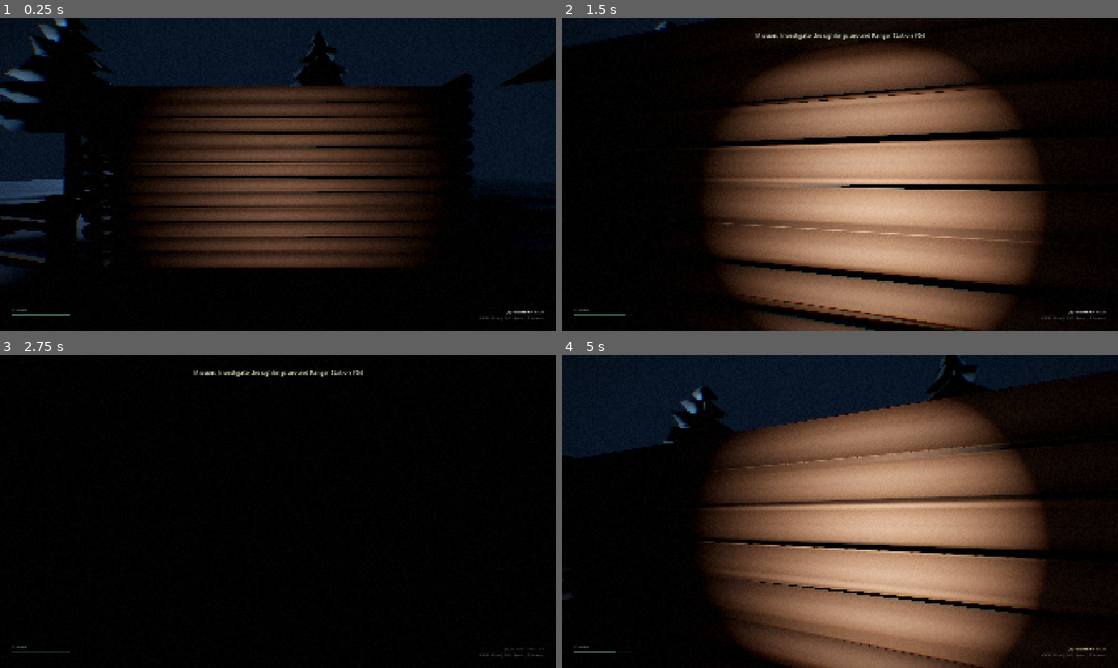
Above: before the commit, frames 1-4 (two rows, left to right).
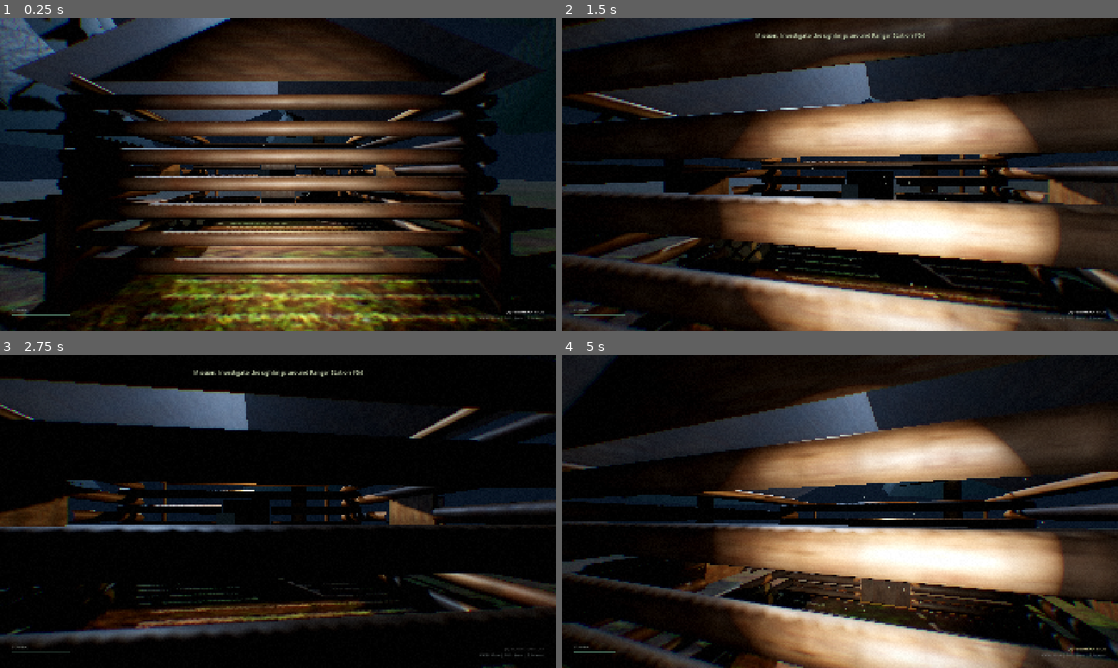
Above: after the commit, the same moments.

Repository: jakej985-rgb/the-black-pines
Game: Godot game, scene res://scenes/main/main.tscn
Two runs of this game, one before a commit and one after it. Both use one fixed random seed, a clock stepped at 60 frames per second and the inputs below.
Inputs (mouse positions are in pixels of both pictures, inside the frame that each line leads up to):
- Up to frame 1 (0.25 s): no input
- Up to frame 2 (1.5 s): move the mouse to (867, 174) at 0.52 s; hold E (interact) 0.53-1.28 s; hold W (move_forward) from 0.53 s (still down); tap Space (jump) at 0.77 s; move the mouse to (812, 174) at 1.27 s; tap Shift (sprint) at 1.35 s
- Up to frame 3 (2.75 s): keep holding W (move_forward); tap Space (jump) at 1.52 s; move the mouse to (289, 505) at 2.02 s; hold F (toggle_flashlight) from 2.03 s (still down)
- Up to frame 4 (5 s): keep holding W (move_forward); move the mouse to (834, 517) at 2.77 s; release F (toggle_flashlight) at 2.78 s; tap E (interact) at 2.85 s; tap Space (jump) at 3.02, 3.77, 4.52 s; move the mouse to (878, 514) at 3.52 s; hold Shift (sprint) 3.53-4.28 s; move the mouse to (795, 508) at 4.27 s; tap F (toggle_flashlight) at 4.35 s

The runs differ from the first frame. In frame 1, 58% of the frame differs, in the area x 0-100%, y 0-100%; in frame 2, 58%; in frame 3, 23%; in frame 4, 68%.

Commit message:
feat: Overhaul visual realism with scanned PBR textures, 3D rock photogrammetry, anatomical elk skeleton, organic gore decal, and textured cabin/tent

Diff:
--- /dev/null
+++ b/assets/materials/mat_cabin_roof.tres
@@ -0,0 +1,18 @@
+[gd_resource type="StandardMaterial3D" load_steps=5 format=3 uid="uid://cabin_roof_01"]
+
+[ext_resource type="Texture2D" path="res://assets/textures/roof_planks/roof_planks_diffuse_1k.jpg" id="1_diff"]
+[ext_resource type="Texture2D" path="res://assets/textures/roof_planks/roof_planks_nor_gl_1k.jpg" id="2_norm"]
+[ext_resource type="Texture2D" path="res://assets/textures/roof_planks/roof_planks_rough_1k.jpg" id="3_rough"]
+[ext_resource type="Texture2D" path="res://assets/textures/roof_planks/roof_planks_ao_1k.jpg" id="4_ao"]
+
+[resource]
+albedo_color = Color(0.7, 0.65, 0.6, 1)
+albedo_texture = ExtResource("1_diff")
+roughness = 0.85
+roughness_texture = ExtResource("3_rough")
+normal_enabled = true
+normal_scale = 1.8
+normal_texture = ExtResource("2_norm")
+ao_enabled = true
+ao_texture = ExtResource("4_ao")
+uv1_scale = Vector3(3, 3, 3)
--- a/assets/materials/mat_cabin_wood.tres
+++ b/assets/materials/mat_cabin_wood.tres
@@ -1,20 +1,18 @@
 [gd_resource type="StandardMaterial3D" format=3 uid="uid://ddf4n7stmuk1j"]
 
-[sub_resource type="FastNoiseLite" id="FastNoiseLite_wood"]
-noise_type = 0
-frequency = 0.035
-fractal_octaves = 4
-fractal_lacunarity = 2.5
-
-[sub_resource type="NoiseTexture2D" id="NoiseTexture2D_wood_norm"]
-noise = SubResource("FastNoiseLite_wood")
-as_normal_map = true
-bump_strength = 2.6
+[ext_resource type="Texture2D" uid="uid://boy0rba1v12f6" path="res://assets/textures/weathered_brown_planks/weathered_brown_planks_diffuse_1k.jpg" id="1_diff"]
+[ext_resource type="Texture2D" uid="uid://dl6g83yotuprv" path="res://assets/textures/weathered_brown_planks/weathered_brown_planks_nor_gl_1k.jpg" id="2_norm"]
+[ext_resource type="Texture2D" uid="uid://cil3xm6lk85yn" path="res://assets/textures/weathered_brown_planks/weathered_brown_planks_rough_1k.jpg" id="3_rough"]
+[ext_resource type="Texture2D" uid="uid://djlxvte4tplv8" path="res://assets/textures/weathered_brown_planks/weathered_brown_planks_ao_1k.jpg" id="4_ao"]
 
 [resource]
-albedo_color = Color(0.25, 0.17, 0.12, 1)
-roughness = 0.85
+albedo_color = Color(0.85, 0.8, 0.75, 1)
+albedo_texture = ExtResource("1_diff")
+roughness = 0.9
+roughness_texture = ExtResource("3_rough")
 normal_enabled = true
-normal_scale = 1.9
-normal_texture = SubResource("NoiseTexture2D_wood_norm")
-uv1_scale = Vector3(4, 2, 4)
+normal_scale = 1.6
+normal_texture = ExtResource("2_norm")
+ao_enabled = true
+ao_texture = ExtResource("4_ao")
+uv1_scale = Vector3(2, 2, 2)
--- a/assets/materials/mat_forest_ground.tres
+++ b/assets/materials/mat_forest_ground.tres
@@ -1,32 +1,18 @@
-[gd_resource type="StandardMaterial3D" load_steps=5 format=3 uid="uid://mat_forest_ground_01"]
+[gd_resource type="StandardMaterial3D" format=3 uid="uid://by17sae6ew2ly"]
 
-[sub_resource type="FastNoiseLite" id="FastNoiseLite_soil"]
-noise_type = 0
-frequency = 0.025
-fractal_octaves = 3
-
-[sub_resource type="NoiseTexture2D" id="NoiseTexture2D_soil_norm"]
-width = 512
-height = 512
-as_normal_map = true
-bump_strength = 0.85
-noise = SubResource("FastNoiseLite_soil")
-
-[sub_resource type="FastNoiseLite" id="FastNoiseLite_puddles"]
-noise_type = 1
-frequency = 0.015
-fractal_octaves = 2
-
-[sub_resource type="NoiseTexture2D" id="NoiseTexture2D_puddle_rough"]
-width = 512
-height = 512
-noise = SubResource("FastNoiseLite_puddles")
+[ext_resource type="Texture2D" uid="uid://cfumhowuua32" path="res://assets/textures/brown_mud_leaves_01/brown_mud_leaves_01_diffuse_1k.jpg" id="1_diff"]
+[ext_resource type="Texture2D" uid="uid://b7tdw6x64i4c4" path="res://assets/textures/brown_mud_leaves_01/brown_mud_leaves_01_nor_gl_1k.jpg" id="2_norm"]
+[ext_resource type="Texture2D" uid="uid://b802oevyjg655" path="res://assets/textures/brown_mud_leaves_01/brown_mud_leaves_01_rough_1k.jpg" id="3_rough"]
+[ext_resource type="Texture2D" uid="uid://bf8y5e8hgo5xe" path="res://assets/textures/brown_mud_leaves_01/brown_mud_leaves_01_ao_1k.jpg" id="4_ao"]
 
 [resource]
-albedo_color = Color(0.12, 0.1, 0.08, 1)
-roughness = 0.88
-roughness_texture = SubResource("NoiseTexture2D_puddle_rough")
+albedo_color = Color(0.85, 0.82, 0.8, 1)
+albedo_texture = ExtResource("1_diff")
+roughness = 0.9
+roughness_texture = ExtResource("3_rough")
 normal_enabled = true
-normal_scale = 0.9
-normal_texture = SubResource("NoiseTexture2D_soil_norm")
-uv1_scale = Vector3(10, 10, 10)
+normal_scale = 1.2
+normal_texture = ExtResource("2_norm")
+ao_enabled = true
+ao_texture = ExtResource("4_ao")
+uv1_scale = Vector3(25, 25, 25)
--- /dev/null
+++ b/assets/materials/mat_gore_blood.tres
@@ -0,0 +1,20 @@
+[gd_resource type="StandardMaterial3D" load_steps=3 format=3 uid="uid://gore_blood_01"]
+
+[sub_resource type="FastNoiseLite" id="FastNoiseLite_blood"]
+noise_type = 2
+frequency = 0.08
+cellular_distance_function = 1
+
+[sub_resource type="NoiseTexture2D" id="NoiseTexture2D_blood_norm"]
+noise = SubResource("FastNoiseLite_blood")
+as_normal_map = true
+bump_strength = 2.0
+
+[resource]
+albedo_color = Color(0.12, 0.012, 0.012, 1)
+roughness = 0.15
+metallic = 0.1
+normal_enabled = true
+normal_scale = 1.2
+normal_texture = SubResource("NoiseTexture2D_blood_norm")
+uv1_scale = Vector3(3, 3, 3)
--- a/assets/materials/mat_pine_bark.tres
+++ b/assets/materials/mat_pine_bark.tres
@@ -1,21 +1,18 @@
 [gd_resource type="StandardMaterial3D" format=3 uid="uid://cdlfjrr1tkw00"]
 
-[sub_resource type="FastNoiseLite" id="FastNoiseLite_bark"]
-noise_type = 0
-frequency = 0.04
-fractal_octaves = 4
-fractal_lacunarity = 2.2
-fractal_gain = 0.6
-
-[sub_resource type="NoiseTexture2D" id="NoiseTexture2D_bark_norm"]
-noise = SubResource("FastNoiseLite_bark")
-as_normal_map = true
-bump_strength = 3.5
+[ext_resource type="Texture2D" uid="uid://xr8yhjyixofb" path="res://assets/textures/knotted_pine_bark/knotted_pine_bark_diffuse_1k.jpg" id="1_diff"]
+[ext_resource type="Texture2D" uid="uid://drmahasphqxsb" path="res://assets/textures/knotted_pine_bark/knotted_pine_bark_nor_gl_1k.jpg" id="2_norm"]
+[ext_resource type="Texture2D" uid="uid://yjaq7lvkgoyv" path="res://assets/textures/knotted_pine_bark/knotted_pine_bark_rough_1k.jpg" id="3_rough"]
+[ext_resource type="Texture2D" uid="uid://bo76f5j3f1tyu" path="res://assets/textures/knotted_pine_bark/knotted_pine_bark_ao_1k.jpg" id="4_ao"]
 
 [resource]
-albedo_color = Color(0.18, 0.12, 0.08, 1)
-roughness = 0.9
+albedo_color = Color(0.9, 0.88, 0.85, 1)
+albedo_texture = ExtResource("1_diff")
+roughness = 0.95
+roughness_texture = ExtResource("3_rough")
 normal_enabled = true
-normal_scale = 2.4
-normal_texture = SubResource("NoiseTexture2D_bark_norm")
-uv1_scale = Vector3(1, 4, 1)
+normal_scale = 1.8
+normal_texture = ExtResource("2_norm")
+ao_enabled = true
+ao_texture = ExtResource("4_ao")
+uv1_scale = Vector3(1, 3, 1)
--- /dev/null
+++ b/assets/materials/mat_tent_canvas.tres
@@ -0,0 +1,18 @@
+[gd_resource type="StandardMaterial3D" load_steps=5 format=3 uid="uid://tent_canvas_01"]
+
+[ext_resource type="Texture2D" path="res://assets/textures/fabric_pattern_07/fabric_pattern_07_diffuse_1k.jpg" id="1_diff"]
+[ext_resource type="Texture2D" path="res://assets/textures/fabric_pattern_07/fabric_pattern_07_nor_gl_1k.jpg" id="2_norm"]
+[ext_resource type="Texture2D" path="res://assets/textures/fabric_pattern_07/fabric_pattern_07_rough_1k.jpg" id="3_rough"]
+[ext_resource type="Texture2D" path="res://assets/textures/fabric_pattern_07/fabric_pattern_07_ao_1k.jpg" id="4_ao"]
+
+[resource]
+albedo_color = Color(0.45, 0.52, 0.38, 1)
+albedo_texture = ExtResource("1_diff")
+roughness = 0.8
+roughness_texture = ExtResource("3_rough")
+normal_enabled = true
+normal_scale = 1.4
+normal_texture = ExtResource("2_norm")
+ao_enabled = true
+ao_texture = ExtResource("4_ao")
+uv1_scale = Vector3(4, 4, 4)
--- a/scenes/interactables/abandoned_camp.tscn
+++ b/scenes/interactables/abandoned_camp.tscn
@@ -4,6 +4,7 @@
 [ext_resource type="ArrayMesh" path="res://assets/models/tent.obj" id="2_tent_mesh"]
 [ext_resource type="PackedScene" path="res://scenes/interactables/flare.tscn" id="3_flare"]
 [ext_resource type="Material" path="res://assets/materials/mat_craggy_rock.tres" id="4_rock_mat"]
+[ext_resource type="Material" path="res://assets/materials/mat_tent_canvas.tres" id="5_tent_mat"]
 
 [sub_resource type="BoxShape3D" id="BoxShape3D_camp_col"]
 size = Vector3(4.5, 2.2, 4.5)
@@ -48,7 +49,7 @@
 [node name="TentMesh" type="MeshInstance3D" parent="."]
 transform = Transform3D(0.965926, 0, 0.258819, 0, 1, 0, -0.258819, 0, 0.965926, -0.4, 0, 0)
 mesh = ExtResource("2_tent_mesh")
-surface_material_override/0 = SubResource("StandardMaterial3D_tent_canvas")
+surface_material_override/0 = ExtResource("5_tent_mat")
 
 [node name="FirepitRing" type="Node3D" parent="."]
 transform = Transform3D(1, 0, 0, 0, 1, 0, 0, 0, 1, 2.2, 0, 0.5)
--- a/scenes/interactables/clue_carcass.tscn
+++ b/scenes/interactables/clue_carcass.tscn
@@ -3,19 +3,11 @@
 [ext_resource type="Script" path="res://scripts/interaction/inspectable_clue.gd" id="1_clue"]
 [ext_resource type="ArrayMesh" path="res://assets/models/elk_carcass.obj" id="2_carcass_mesh"]
 [ext_resource type="Material" path="res://assets/materials/mat_weathered_bone.tres" id="3_bone_mat"]
+[ext_resource type="ArrayMesh" path="res://assets/models/carcass_gore_pool.obj" id="4_gore_mesh"]
+[ext_resource type="Material" path="res://assets/materials/mat_gore_blood.tres" id="5_blood_mat"]
 
 [sub_resource type="BoxShape3D" id="BoxShape3D_carcass_col"]
 size = Vector3(3.2, 1.2, 2.2)
-
-[sub_resource type="StandardMaterial3D" id="StandardMaterial3D_dark_gore"]
-albedo_color = Color(0.12, 0.02, 0.02, 1)
-roughness = 0.25
-
-[sub_resource type="CylinderMesh" id="CylinderMesh_blood_patch"]
-material = SubResource("StandardMaterial3D_dark_gore")
-top_radius = 0.7
-bottom_radius = 1.1
-height = 0.015
 
 [node name="ClueCarcass" type="StaticBody3D"]
 collision_layer = 1
@@ -30,10 +22,11 @@
 shape = SubResource("BoxShape3D_carcass_col")
 
 [node name="BloodPool" type="MeshInstance3D" parent="."]
-transform = Transform3D(1.4, 0, 0, 0, 1, 0, 0, 0, 1.8, 0, 0.01, 0)
-mesh = SubResource("CylinderMesh_blood_patch")
+transform = Transform3D(1, 0, 0, 0, 1, 0, 0, 0, 1, 0, 0.005, 0)
+mesh = ExtResource("4_gore_mesh")
+surface_material_override/0 = ExtResource("5_blood_mat")
 
 [node name="CarcassMesh" type="MeshInstance3D" parent="."]
-transform = Transform3D(1, 0, 0, 0, 1, 0, 0, 0, 1, 0, 0.05, 0)
+transform = Transform3D(1, 0, 0, 0, 1, 0, 0, 0, 1, 0, 0.04, 0)
 mesh = ExtResource("2_carcass_mesh")
 surface_material_override/0 = ExtResource("3_bone_mat")
--- a/scenes/world/pine_tree.tscn
+++ b/scenes/world/pine_tree.tscn
@@ -1,18 +1,24 @@
-[gd_scene load_steps=5 format=3 uid="uid://pine_tree_01"]
+[gd_scene load_steps=7 format=3 uid="uid://pine_tree_01"]
 
-[ext_resource type="ArrayMesh" path="res://assets/models/pine_tree.obj" id="1_tree_mesh"]
-[ext_resource type="Material" path="res://assets/materials/mat_pine_needles.tres" id="2_needles"]
+[ext_resource type="ArrayMesh" path="res://assets/models/pine_tree_trunk.obj" id="1_trunk_mesh"]
+[ext_resource type="ArrayMesh" path="res://assets/models/pine_tree_foliage.obj" id="2_foliage_mesh"]
+[ext_resource type="Material" path="res://assets/materials/mat_pine_bark.tres" id="3_bark"]
+[ext_resource type="Material" path="res://assets/materials/mat_pine_needles.tres" id="4_needles"]
 
 [sub_resource type="CylinderShape3D" id="CylinderShape3D_trunk"]
-height = 9.5
-radius = 0.45
+height = 12.0
+radius = 0.55
 
 [node name="PineTree" type="StaticBody3D"]
 
 [node name="CollisionShape3D" type="CollisionShape3D" parent="."]
-transform = Transform3D(1, 0, 0, 0, 1, 0, 0, 0, 1, 0, 4.75, 0)
+transform = Transform3D(1, 0, 0, 0, 1, 0, 0, 0, 1, 0, 6.0, 0)
 shape = SubResource("CylinderShape3D_trunk")
 
-[node name="TreeMesh" type="MeshInstance3D" parent="."]
-mesh = ExtResource("1_tree_mesh")
-surface_material_override/0 = ExtResource("2_needles")
+[node name="TrunkMesh" type="MeshInstance3D" parent="."]
+mesh = ExtResource("1_trunk_mesh")
+surface_material_override/0 = ExtResource("3_bark")
+
+[node name="FoliageMesh" type="MeshInstance3D" parent="."]
+mesh = ExtResource("2_foliage_mesh")
+surface_material_override/0 = ExtResource("4_needles")
--- a/scenes/world/rock_craggy.tscn
+++ b/scenes/world/rock_craggy.tscn
@@ -1,17 +1,15 @@
-[gd_scene load_steps=5 format=3 uid="uid://rock_craggy_01"]
+[gd_scene load_steps=3 format=3 uid="uid://rock_craggy_01"]
 
-[ext_resource type="ArrayMesh" path="res://assets/models/rock_craggy.obj" id="1_mesh"]
-[ext_resource type="Material" path="res://assets/materials/mat_craggy_rock.tres" id="2_rock_mat"]
+[ext_resource type="PackedScene" path="res://assets/imported/rock_07/rock_07_1k.gltf" id="1_rock_model"]
 
 [sub_resource type="BoxShape3D" id="BoxShape3D_boulder"]
-size = Vector3(2.6, 1.3, 2.1)
+size = Vector3(2.8, 1.6, 2.4)
 
 [node name="RockCraggy" type="StaticBody3D"]
 
 [node name="CollisionShape3D" type="CollisionShape3D" parent="."]
-transform = Transform3D(1, 0, 0, 0, 1, 0, 0, 0, 1, 0, 0.65, 0)
+transform = Transform3D(1, 0, 0, 0, 1, 0, 0, 0, 1, 0, 0.8, 0)
 shape = SubResource("BoxShape3D_boulder")
 
-[node name="MeshInstance3D" type="MeshInstance3D" parent="."]
-mesh = ExtResource("1_mesh")
-surface_material_override/0 = ExtResource("2_rock_mat")
+[node name="RockModel" parent="." instance=ExtResource("1_rock_model")]
+transform = Transform3D(1.3, 0, 0, 0, 1.3, 0, 0, 0, 1.3, 0, 0, 0)
--- a/scenes/world/rock_flat_slab.tscn
+++ b/scenes/world/rock_flat_slab.tscn
@@ -1,17 +1,15 @@
-[gd_scene load_steps=5 format=3 uid="uid://rock_flat_slab_01"]
+[gd_scene load_steps=3 format=3 uid="uid://rock_flat_slab_01"]
 
-[ext_resource type="ArrayMesh" path="res://assets/models/rock_flat_slab.obj" id="1_mesh"]
-[ext_resource type="Material" path="res://assets/materials/mat_craggy_rock.tres" id="2_rock_mat"]
+[ext_resource type="PackedScene" path="res://assets/imported/rock_moss_set_01/rock_moss_set_01_1k.gltf" id="1_moss_rocks"]
 
 [sub_resource type="BoxShape3D" id="BoxShape3D_slab"]
-size = Vector3(2.3, 0.4, 1.7)
+size = Vector3(2.4, 0.5, 2.0)
 
 [node name="RockFlatSlab" type="StaticBody3D"]
 
 [node name="CollisionShape3D" type="CollisionShape3D" parent="."]
-transform = Transform3D(1, 0, 0, 0, 1, 0, 0, 0, 1, 0, 0.2, 0)
+transform = Transform3D(1, 0, 0, 0, 1, 0, 0, 0, 1, 0, 0.25, 0)
 shape = SubResource("BoxShape3D_slab")
 
-[node name="MeshInstance3D" type="MeshInstance3D" parent="."]
-mesh = ExtResource("1_mesh")
-surface_material_override/0 = ExtResource("2_rock_mat")
+[node name="RockModel" parent="." instance=ExtResource("1_moss_rocks")]
+transform = Transform3D(0.9, 0, 0, 0, 0.45, 0, 0, 0, 0.9, 0, 0, 0)
--- a/scenes/world/rock_outcrop.tscn
+++ b/scenes/world/rock_outcrop.tscn
@@ -1,17 +1,15 @@
-[gd_scene load_steps=5 format=3 uid="uid://rock_outcrop_01"]
+[gd_scene load_steps=3 format=3 uid="uid://rock_outcrop_01"]
 
-[ext_resource type="ArrayMesh" path="res://assets/models/rock_outcrop.obj" id="1_mesh"]
-[ext_resource type="Material" path="res://assets/materials/mat_craggy_rock.tres" id="2_rock_mat"]
+[ext_resource type="PackedScene" path="res://assets/imported/rock_07/rock_07_1k.gltf" id="1_rock_model"]
 
 [sub_resource type="BoxShape3D" id="BoxShape3D_outcrop"]
-size = Vector3(2.8, 3.6, 2.0)
+size = Vector3(3.5, 4.2, 2.8)
 
 [node name="RockOutcrop" type="StaticBody3D"]
 
 [node name="CollisionShape3D" type="CollisionShape3D" parent="."]
-transform = Transform3D(1, 0, 0, 0, 1, 0, 0, 0, 1, 0, 1.8, 0)
+transform = Transform3D(1, 0, 0, 0, 1, 0, 0, 0, 1, 0, 2.1, 0)
 shape = SubResource("BoxShape3D_outcrop")
 
-[node name="MeshInstance3D" type="MeshInstance3D" parent="."]
-mesh = ExtResource("1_mesh")
-surface_material_override/0 = ExtResource("2_rock_mat")
+[node name="RockModel" parent="." instance=ExtResource("1_rock_model")]
+transform = Transform3D(2.2, 0, 0, 0, 3.0, 0, 0, 0, 1.8, 0, 0, 0)
Binary file added: assets/imported/dead_tree_trunk/dead_tree_trunk.bin
Not shown, added: assets/imported/dead_tree_trunk/dead_tree_trunk_1k.gltf
Not shown, added: assets/imported/dead_tree_trunk/dead_tree_trunk_1k.gltf.import
Binary file added: assets/imported/dead_tree_trunk/textures/dead_tree_trunk_arm_1k.jpg
Not shown, added: assets/imported/dead_tree_trunk/textures/dead_tree_trunk_arm_1k.jpg.import
Binary file added: assets/imported/dead_tree_trunk/textures/dead_tree_trunk_diff_1k.jpg
Not shown, added: assets/imported/dead_tree_trunk/textures/dead_tree_trunk_diff_1k.jpg.import
Binary file added: assets/imported/dead_tree_trunk/textures/dead_tree_trunk_nor_gl_1k.jpg
Not shown, added: assets/imported/dead_tree_trunk/textures/dead_tree_trunk_nor_gl_1k.jpg.import
Binary file added: assets/imported/rock_07/rock_07.bin
Not shown, added: assets/imported/rock_07/rock_07_1k.gltf
Not shown, added: assets/imported/rock_07/rock_07_1k.gltf.import
(and 77 more such lines)
